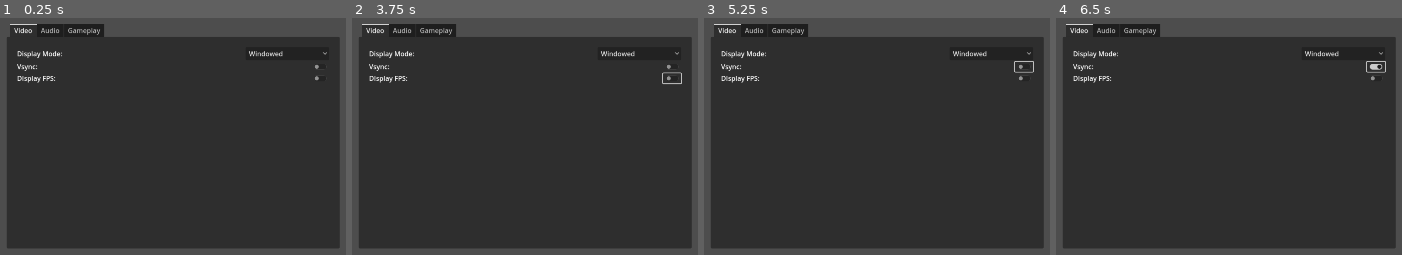
Above: before the commit, frames 1-4 (left to right).
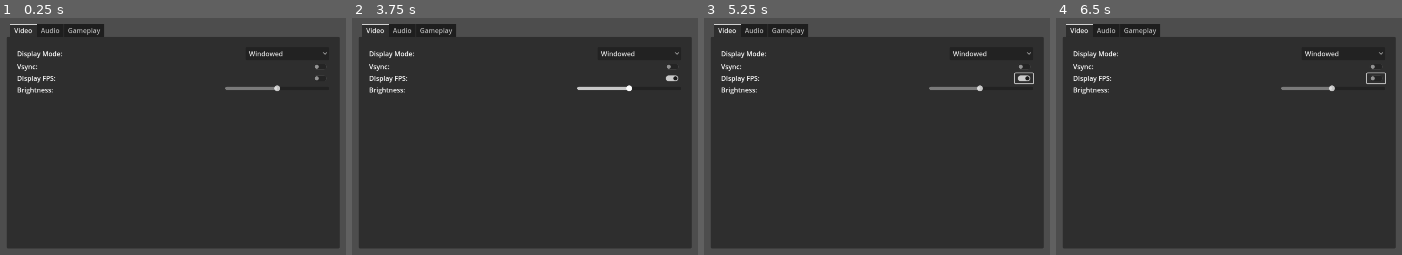
Above: after the commit, the same moments.

Repository: alwod/Dialogue-System
Game: Godot game, scene res://Scenes/options_menu.tscn
The game is run twice, just before and just after one commit, with the same random seed, the same clock (stepped at 60 frames per second) and the same inputs. This scene is started directly instead of the project's main scene.
Inputs (mouse positions are in pixels of both pictures, inside the frame that each line leads up to):
- Up to frame 1 (0.25 s): no input
- Up to frame 2 (3.75 s): click "Windowed" at 0.5 s; click (673, 67) at 1.25 s; click (673, 77) at 2 s; tap Enter at 2.75 s; move the mouse to (outside the picture) at 2.77 s; hold D (move_right) 2.78-3.53 s; tap Space (jump) at 3.02, 3.5 s; move the mouse to (362, 157) at 3.52 s; hold S (move_backwards) from 3.53 s (still down)
- Up to frame 3 (5.25 s): tap Space (jump) at 3.77, 5 s; tap Enter at 4.25 s; move the mouse to (956, 34) at 4.27 s; release S (move_backwards) at 4.28 s; hold D (move_right) 4.28-5.03 s; move the mouse to (835, 224) at 5.02 s; hold W (move_forward) from 5.03 s (still down)
- Up to frame 4 (6.5 s): tap Space (jump) at 5.27, 6.02 s; tap Enter at 5.75 s; move the mouse to (outside the picture) at 5.77 s; release W (move_forward) at 5.78 s; hold A (move_left) from 5.78 s (still down)

The runs differ from the first frame. In frame 1, 0.4% of the frame differs, in the area x 4-81%, y 28-33%; in frame 2, 0.5%; in frame 3, 0.6%, in the area x 4-96%, y 18-33%; in frame 4, 0.6%.

Commit message:
Added placeholder brightness option

Diff:
--- a/Dialogue Testing Project/Scenes/options_menu.tscn
+++ b/Dialogue Testing Project/Scenes/options_menu.tscn
@@ -83,6 +83,16 @@
 layout_mode = 2
 size_flags_horizontal = 8
 
+[node name="Brightness" type="Label" parent="TabContainer/Video/MarginContainer/GridContainer"]
+layout_mode = 2
+text = "Brightness:"
+
+[node name="BrightnessSlider" type="HSlider" parent="TabContainer/Video/MarginContainer/GridContainer"]
+custom_minimum_size = Vector2(250, 0)
+layout_mode = 2
+size_flags_horizontal = 10
+value = 50.0
+
 [node name="Audio" type="TabBar" parent="TabContainer"]
 visible = false
 layout_mode = 2
@@ -106,12 +116,20 @@
 layout_mode = 2
 columns = 2
 
-[node name="SensitivityLabel" type="Label" parent="TabContainer/Gameplay/MarginContainer/GridContainer"]
+[node name="HBoxContainer" type="HBoxContainer" parent="TabContainer/Gameplay/MarginContainer/GridContainer"]
 layout_mode = 2
-text = "Camera Sensitivity"
+size_flags_horizontal = 10
 
-[node name="SensitivitySlider" type="HSlider" parent="TabContainer/Gameplay/MarginContainer/GridContainer"]
-custom_minimum_size = Vector2(200, 0)
+[node name="SensitivityLabel" type="Label" parent="TabContainer/Gameplay/MarginContainer/GridContainer/HBoxContainer"]
+layout_mode = 2
+text = "Camera Sensitivity:"
+
+[node name="DisplaySensitivity" type="Label" parent="TabContainer/Gameplay/MarginContainer/GridContainer/HBoxContainer"]
+layout_mode = 2
+size_flags_horizontal = 10
+
+[node name="SensitivitySlider" type="HSlider" parent="TabContainer/Gameplay/MarginContainer/GridContainer/HBoxContainer"]
+custom_minimum_size = Vector2(250, 0)
 layout_mode = 2
 size_flags_horizontal = 10
 min_value = 0.001
@@ -128,4 +146,4 @@
 [connection signal="toggled" from="TabContainer/Video/MarginContainer/GridContainer/VsyncCheckButton" to="." method="_on_vsync_check_button_toggled"]
 [connection signal="pressed" from="TabContainer/Video/MarginContainer/GridContainer/DisplayFPSButton" to="." method="pressed"]
 [connection signal="toggled" from="TabContainer/Video/MarginContainer/GridContainer/DisplayFPSButton" to="." method="_on_display_fps_button_toggled"]
-[connection signal="value_changed" from="TabContainer/Gameplay/MarginContainer/GridContainer/SensitivitySlider" to="." method="_on_sensitivity_slider_value_changed"]
+[connection signal="value_changed" from="TabContainer/Gameplay/MarginContainer/GridContainer/HBoxContainer/SensitivitySlider" to="." method="_on_sensitivity_slider_value_changed"]
--- a/Dialogue Testing Project/Scripts/options_menu.gd
+++ b/Dialogue Testing Project/Scripts/options_menu.gd
@@ -24,6 +24,7 @@
 # Changes the camera sensitivity in the project settings.
 func _on_sensitivity_slider_value_changed(value):
 	ProjectSettings.set_setting("player/camera_sensitivity", value)
+	#$TabContainer/Gameplay/MarginContainer/GridContainer/HBoxContainer/DisplaySensitivity.text = value as String
 
 # This is a function as not all UI elements that need to play this sound when clicked, are buttons.
 func play_button_sound():
--- a/Dialogue Testing Project/project.godot
+++ b/Dialogue Testing Project/project.godot
@@ -79,10 +79,6 @@
 "events": [Object(InputEventKey,"resource_local_to_scene":false,"resource_name":"","device":-1,"window_id":0,"alt_pressed":false,"shift_pressed":false,"ctrl_pressed":false,"meta_pressed":false,"pressed":false,"keycode":0,"physical_keycode":32,"key_label":0,"unicode":32,"echo":false,"script":null)
 ]
 }
-camera_rotation={
-"deadzone": 0.5,
-"events": []
-}
 
 [player]
 
